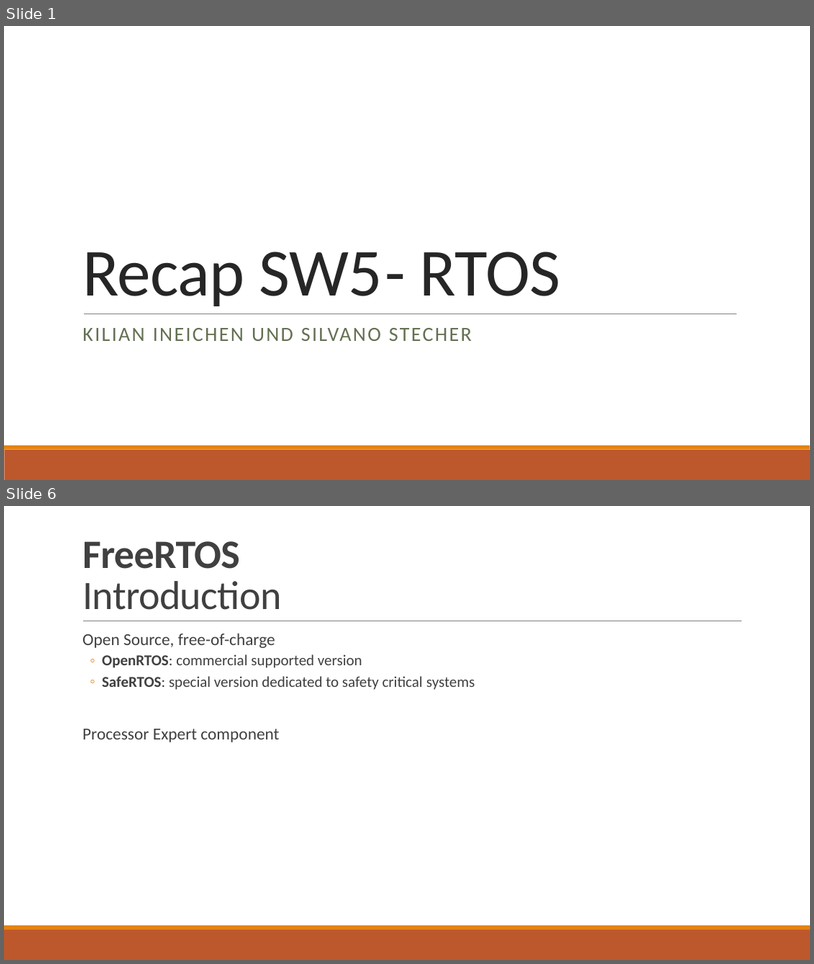
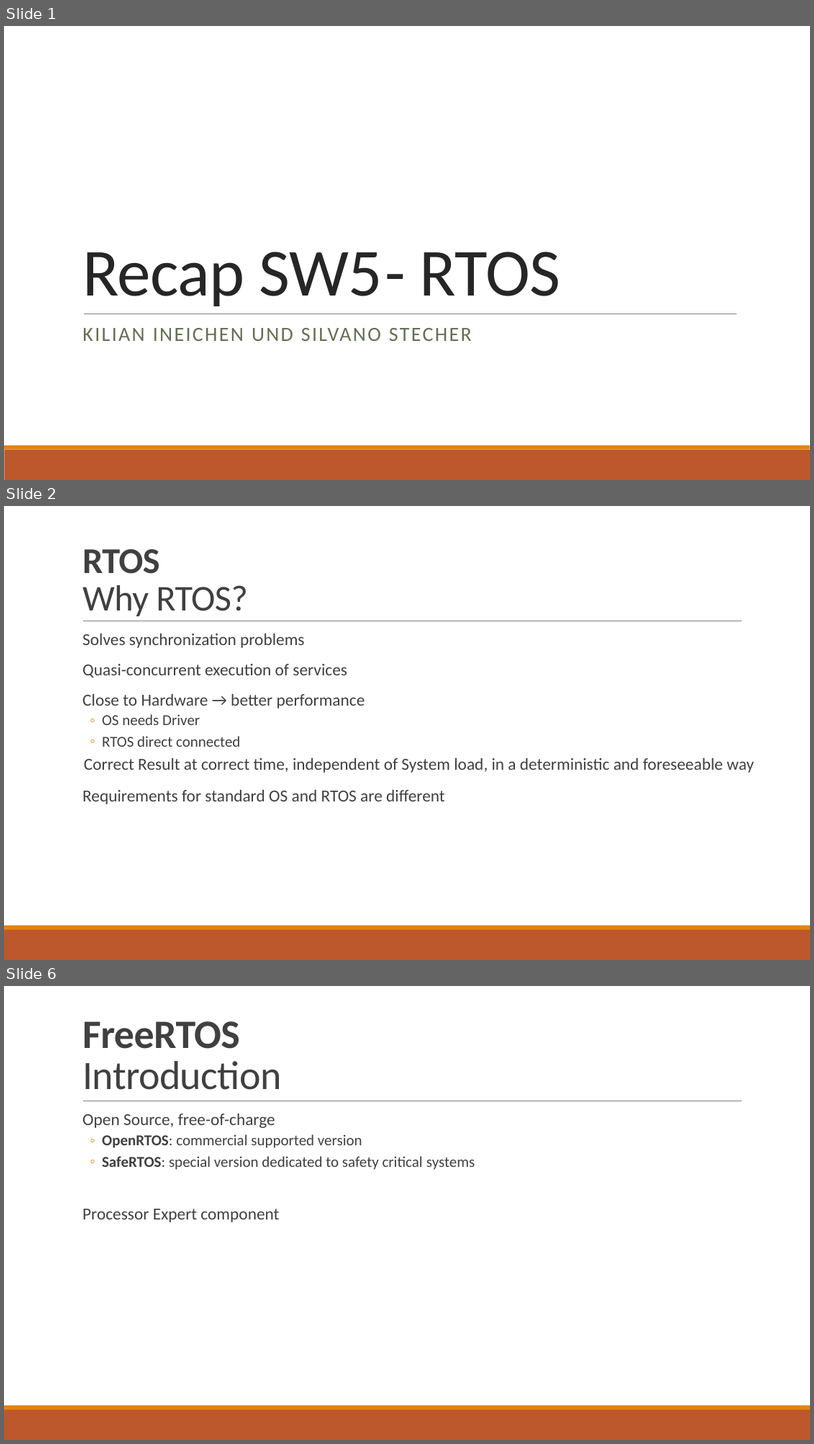
Before and after one commit to tfineich/INTRO_Projekt, a slide deck: Recap_SW5_Ineichen_Stecher.pptx. Shown one above the other, each under a label of ours: slides 1 and 6 before the commit, slides 1, 2 and 6 after it; the slides between them are not shown. The pictures are 814x964 and 814x1444 pixels, drawn with LibreOffice and Linux fonts; fonts in the diff are those of the drawing. Boxes give left, top, right and bottom in pixels: in the first picture for what was removed or moved away, otherwise in the second. Text is boxed around its words. In the diff, an @@ line names an element or a change of style, - is before the commit and + after.

```diff
--- a/Recap_SW5_Ineichen_Stecher.pptx
+++ b/Recap_SW5_Ineichen_Stecher.pptx
@@ slide 2 added at [4, 506, 810, 960], background #FFFFFF; not listed: 3 template elements that a slide beside it also shows @@
@@ title added at [82, 549, 248, 616], 43.2 pt, text #404040 @@
+RTOS
+Why RTOS?
@@ text added at [82, 633, 754, 804], 20 pt, text #404040 @@
+  Solves synchronization problems
+  Quasi-concurrent execution of services
+  Close to Hardware → better performance
+  ◦ OS needs Driver
+  ◦ RTOS direct connected
+  Correct Result at correct time, independent of System load, in a deterministic and foreseeable way
+  Requirements for standard OS and RTOS are different
```
Also in this commit, not shown: 3 slides changed, 2 other slides added, 3 slides removed.
